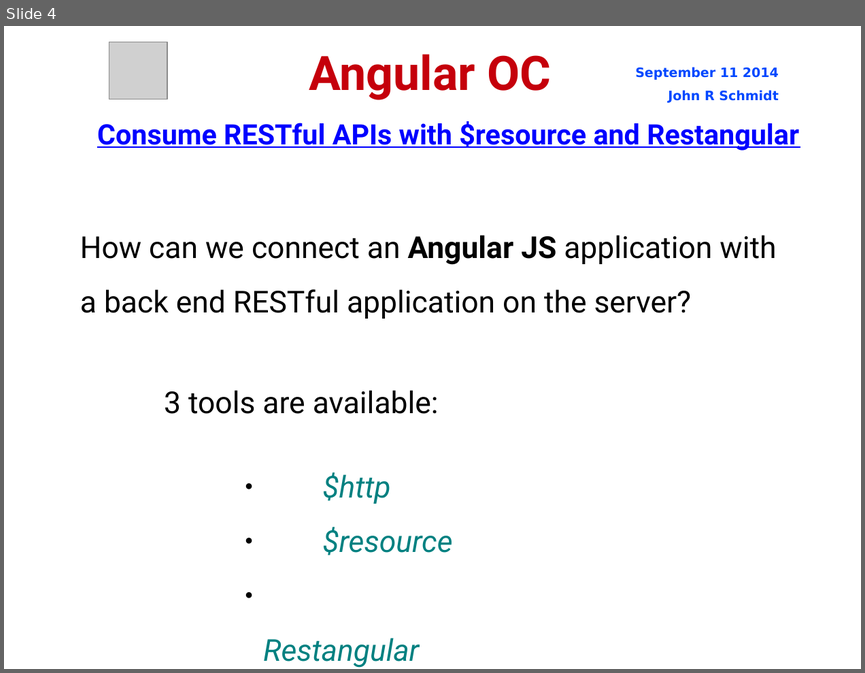
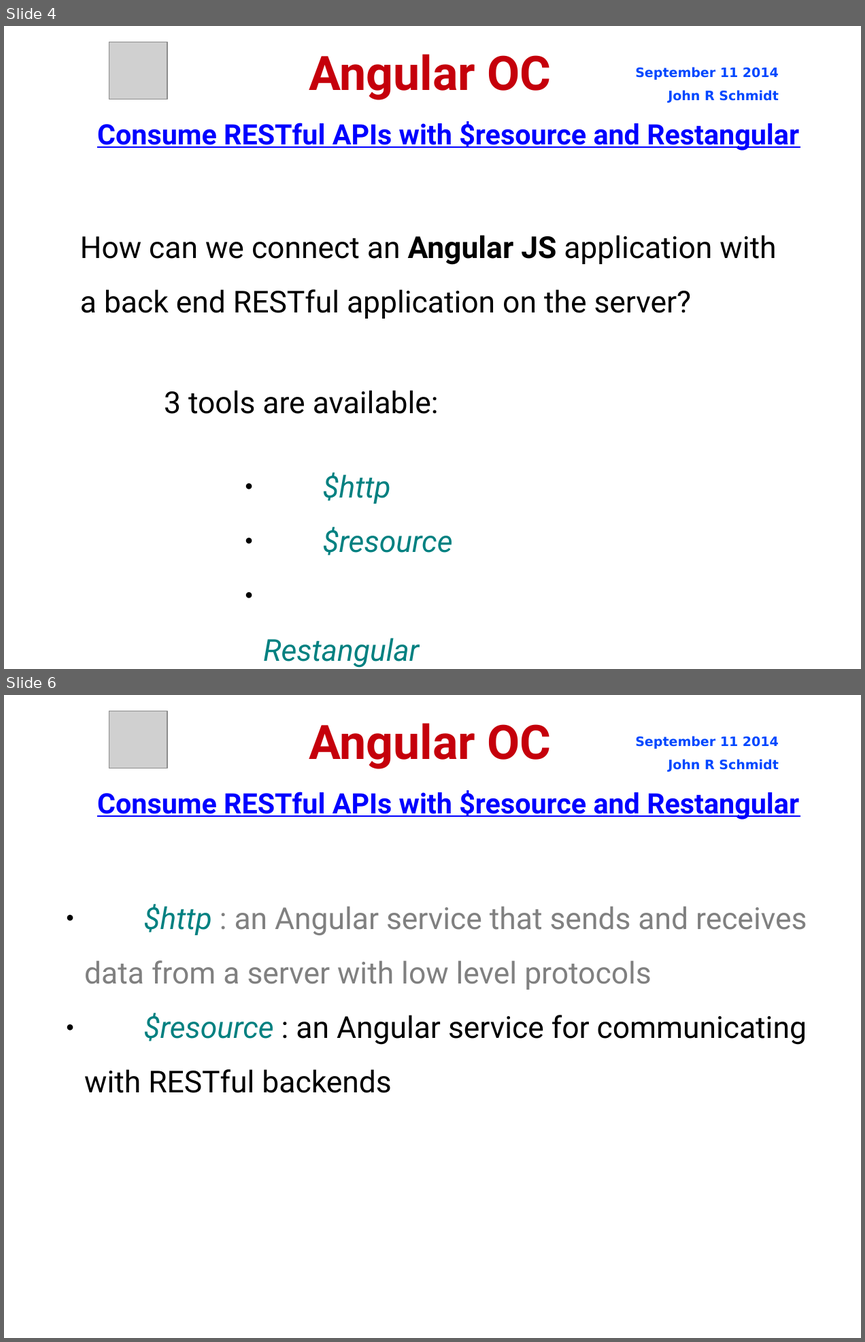
Before and after one commit to jrschmidt/fifa-angular-rest-demo, a slide deck: fifa.odp. Shown one above the other, each under a label of ours: slide 4 before the commit, slides 4 and 6 after it; the slides between them are not shown. The pictures are 865x673 and 865x1342 pixels, drawn with LibreOffice and Linux fonts; fonts in the diff are those of the drawing; grey boxes stand for pictures; background and template pictures are left out. Boxes give left, top, right and bottom in pixels: in the first picture for what was removed or moved away, otherwise in the second. Text is boxed around its words. In the diff, an @@ line names an element or a change of style, - is before the commit and + after.

```diff
--- a/fifa.odp
+++ b/fifa.odp
@@ slide 6 added at <box>4,695,861,1338</box>, background picture (left out) @@
@@ picture added at <box>109,711,167,768</box> @@
@@ title added at <box>309,723,551,769</box>, 44 pt, text #C5000B, bold @@
+Angular OC
@@ text added at <box>635,736,779,772</box>, 12 pt, text #0047FF, bold @@
+September 11 2014
+John R Schmidt
@@ text added at <box>97,790,799,819</box>, 26 pt, text #0000FF, bold, underline @@
+Consume RESTful APIs with $resource and Restangular
@@ text added at <box>84,904,806,1093</box>, 28 pt, text #808080 @@
+● $http : an Angular service that sends and receives data from a server with low level protocols
+● $resource : an Angular service for communicating with RESTful backends
```
Also in this commit, not shown: 9 slides changed, 1 other slide added, 1 other file.
